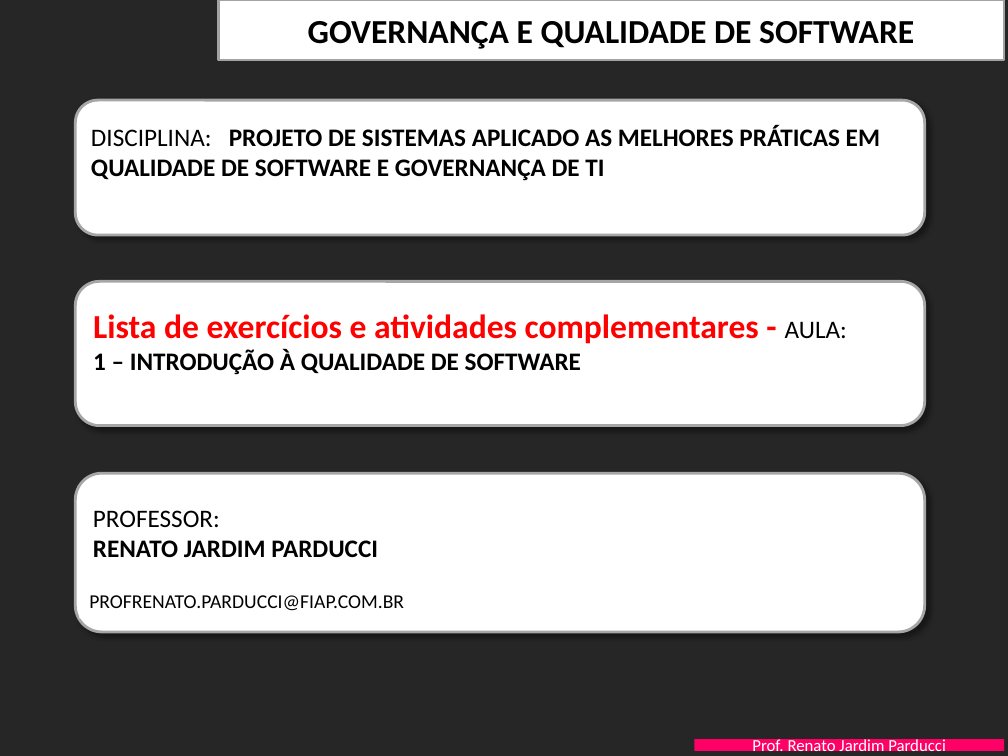
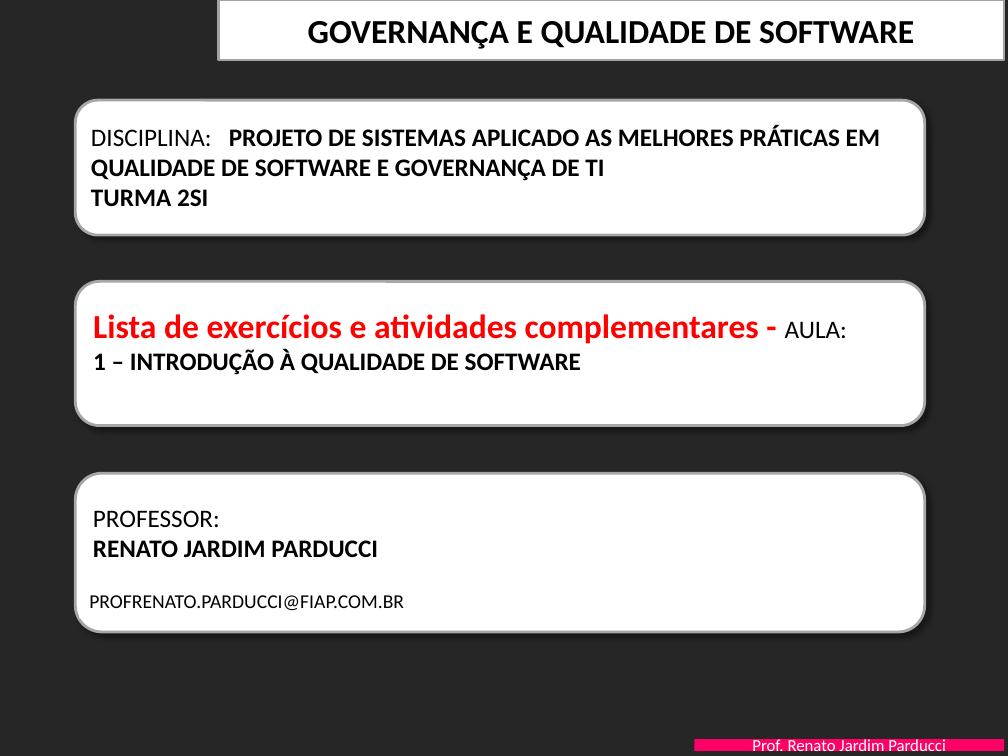
Before and after one commit to RaykRocha/SI-Estacionamento, a slide deck: slide 1 of Documentacao/FIAP-QualidProjSW-Aula-1-Introducao Qualidade - EXERCICIOS.pptx. Drawn at 1008x756 pixels with LibreOffice and Linux fonts; fonts in the diff are those of the drawing; background and template pictures are left out. Boxes give left, top, right and bottom in pixels: in the first picture for what was removed or moved away, otherwise in the second. Text is boxed around its words. In the diff, an @@ line names an element or a change of style, - is before the commit and + after.

Commit message:
Adição de texto com dados da turma

```diff
--- a/Documentacao/FIAP-QualidProjSW-Aula-1-Introducao Qualidade - EXERCICIOS.pptx
+++ b/Documentacao/FIAP-QualidProjSW-Aula-1-Introducao Qualidade - EXERCICIOS.pptx
@@ text at (91,189,208,207): paragraph added @@
+TURMA 2SI
```
